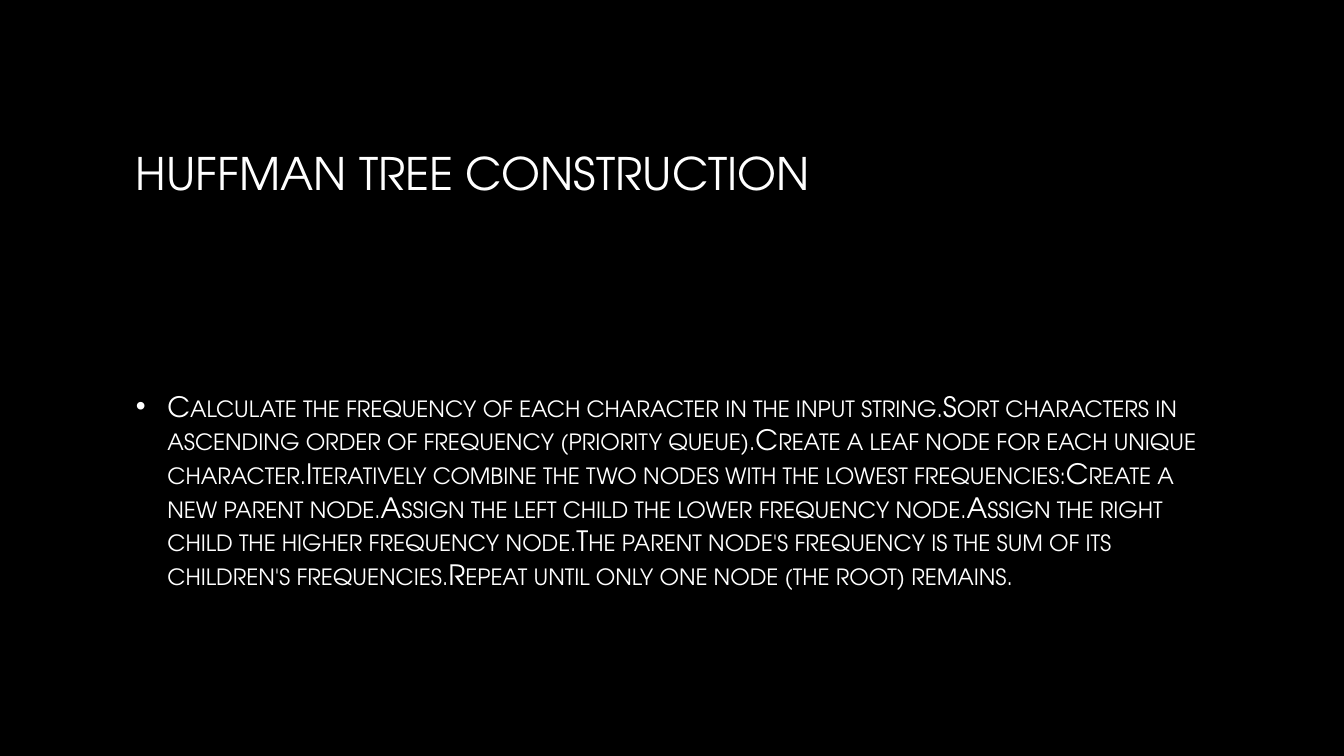
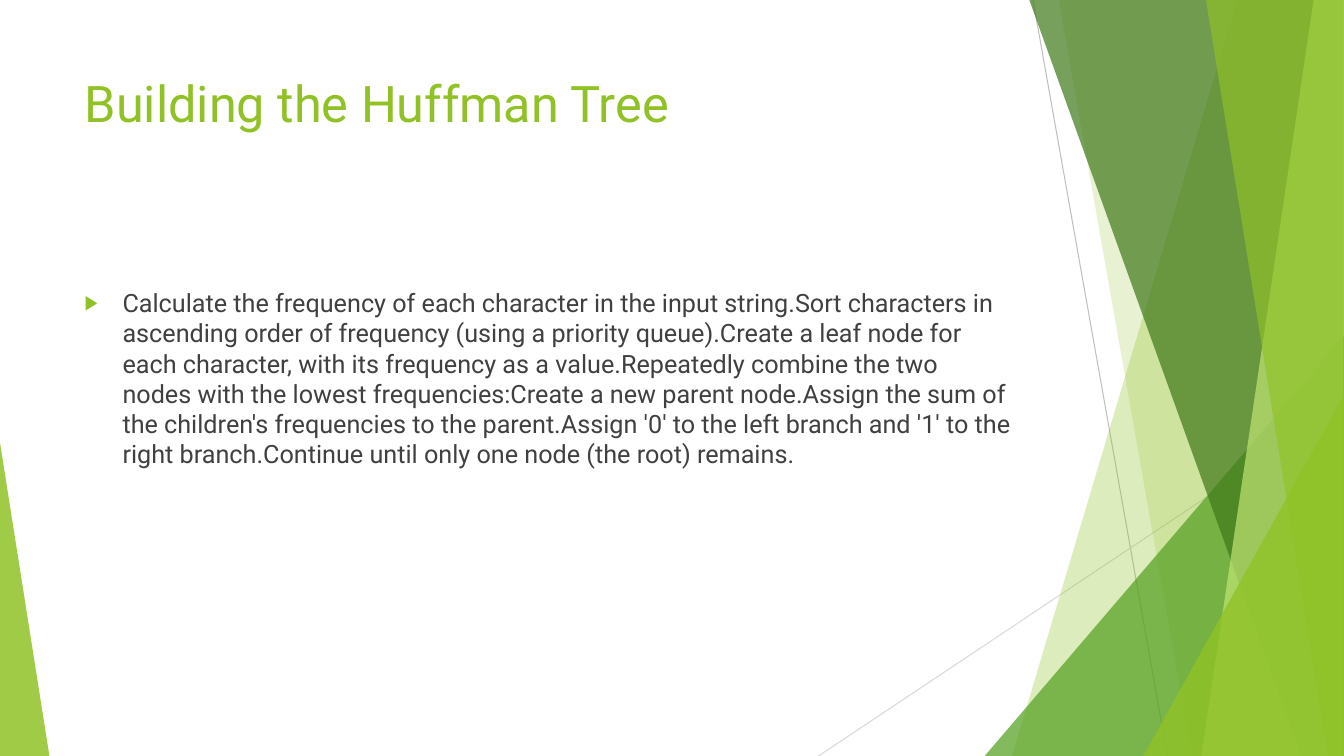
Before and after one commit to AdityaB-11/Pdf_to_presentation_GenAI, a slide deck: slide 8 of output/generated_presentation.pptx. Drawn at 1344x756 pixels with LibreOffice and Linux fonts; fonts in the diff are those of the drawing; background and template pictures are left out. Boxes give left, top, right and bottom in pixels: in the first picture for what was removed or moved away, otherwise in the second. Text is boxed around its words. In the diff, an @@ line names an element or a change of style, - is before the commit and + after.

```diff
--- a/output/generated_presentation.pptx
+++ b/output/generated_presentation.pptx
@@ background picture (left out) to #FFFFFF @@
@@ title "Building the Huffman Tree" at [85,83,669,133]: vertical alignment middle to top @@
@@ title at [85,83,669,133]: text changed; size 32 to 36 pt; font TeX Gyre Adventor to Roboto; text colour gradient #FFFFFF to #A6A6A6 to #90C226 @@
-HUFFMAN TREE CONSTRUCTION
+Building the Huffman Tree
@@ text "Calculate the frequency of each ..." at [123,293,1010,469]: vertical alignment middle to top @@
@@ text at [123,293,1010,469]: text changed; size 20 to 18 pt; font TeX Gyre Adventor to Roboto; text colour gradient #FFFFFF to #BFBFBF to #404040 @@
-• Calculate the frequency of each character in the input string.Sort characters in ascending order of frequency (priority queue).Create a leaf node for each unique character.Iteratively combine the two nodes with the lowest frequencies:Create a new parent node.Assign the left child the lower frequency node.Assign the right child the higher frequency node.The parent node's frequency is the sum of its children's frequencies.Repeat until only one node (the root) remains.
+▶ Calculate the frequency of each character in the input string.Sort characters in ascending order of frequency (using a priority queue).Create a leaf node for each character, with its frequency as a value.Repeatedly combine the two nodes with the lowest frequencies:Create a new parent node.Assign the sum of the children's frequencies to the parent.Assign '0' to the left branch and '1' to the right branch.Continue until only one node (the root) remains.
@@ group added at [0,0,1344,756]: 5 freeform shapes, 3 triangles, 2 lines @@
```
Also in this commit, not shown: 10 other slides changed, 4 slides added, 4 slides removed, 5 other files.
